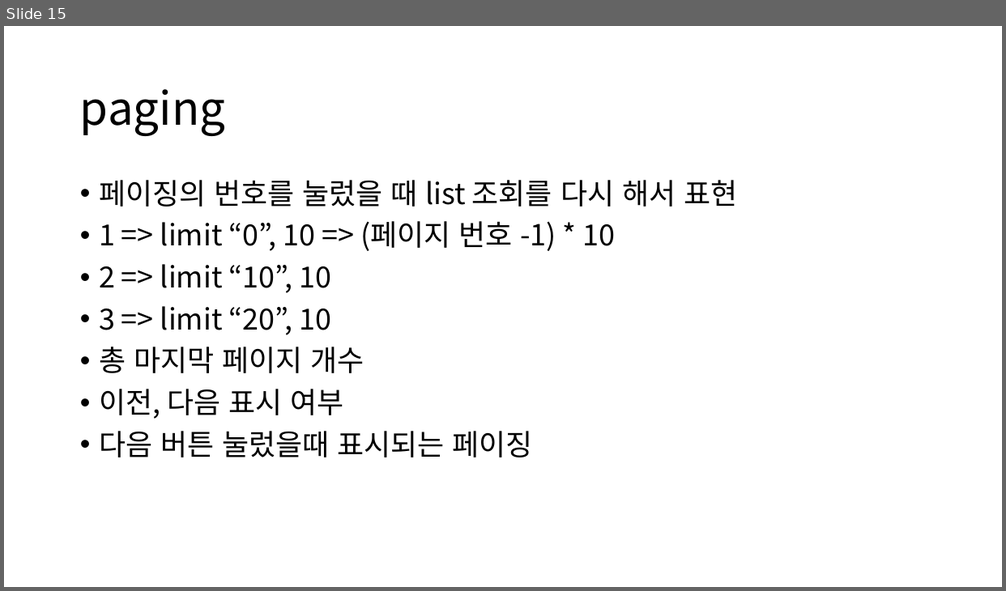
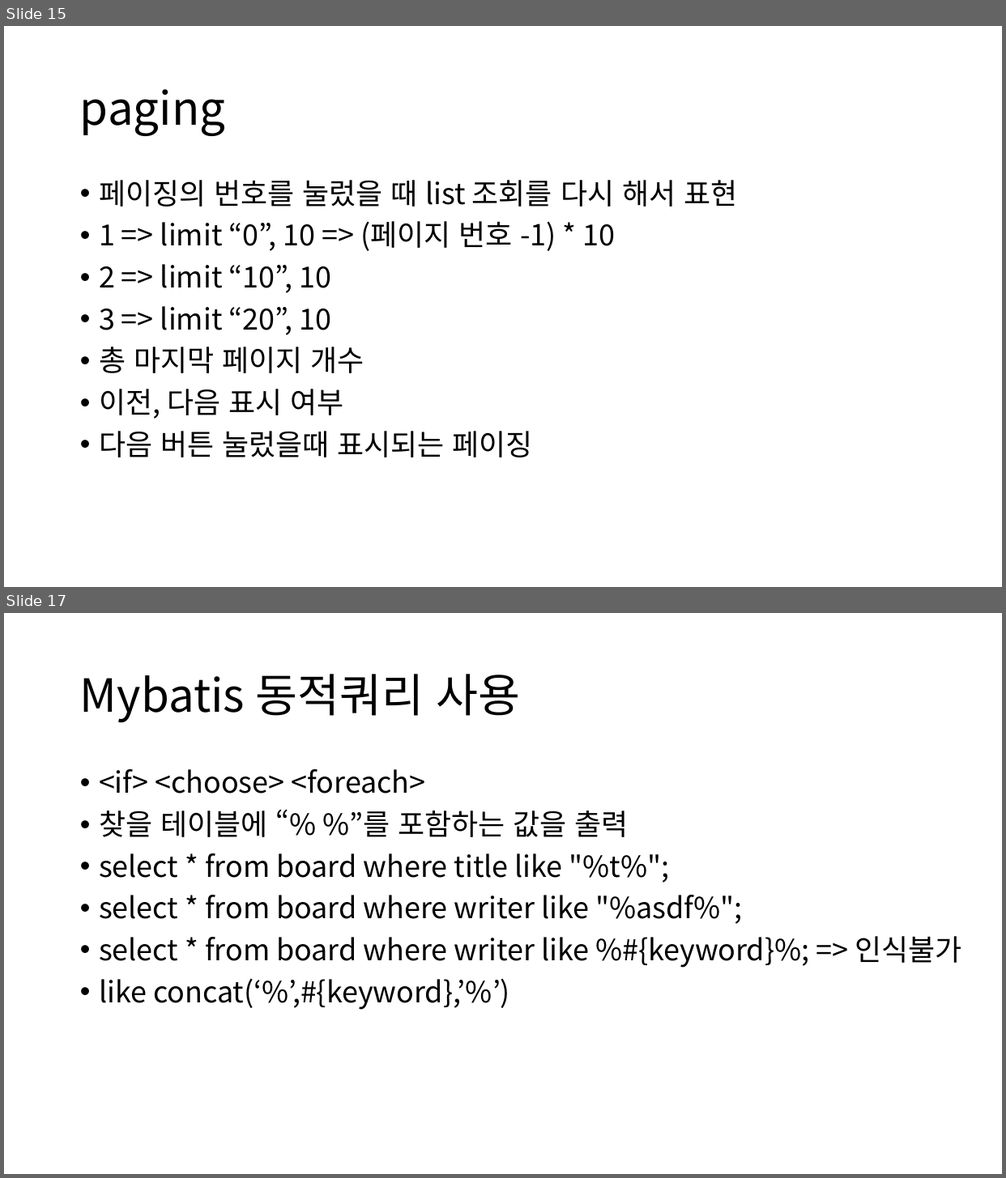
Before and after one commit to kimmustard/ezenBoradMember, a slide deck: Servlet게시판만들기.pptx. Shown one above the other, each under a label of ours: slide 15 before the commit, slides 15 and 17 after it; the slides between them are not shown. The pictures are 1006x591 and 1006x1178 pixels, drawn with LibreOffice and Linux fonts; fonts in the diff are those of the drawing. Boxes give left, top, right and bottom in pixels: in the first picture for what was removed or moved away, otherwise in the second. Text is boxed around its words. In the diff, an @@ line names an element or a change of style, - is before the commit and + after.

```diff
--- a/Servlet게시판만들기.pptx
+++ b/Servlet게시판만들기.pptx
@@ slide 17 added at (4,613,1002,1174), background #FFFFFF @@
@@ title added at (80,674,521,723), 44 pt, text #000000 @@
+Mybatis 동적쿼리 사용
@@ text added at (99,769,961,1010), 28 pt, text #000000 @@
+• <if> <choose> <foreach>
+• 찾을 테이블에 “% %”를 포함하는 값을 출력
+• select * from board where title like "%t%";
+• select * from board where writer like "%asdf%";
+• select * from board where writer like %#{keyword}%; => 인식불가
+• like concat(‘%’,#{keyword},’%’)
```
Also in this commit, not shown: 3 other slides added, 1 other file.
